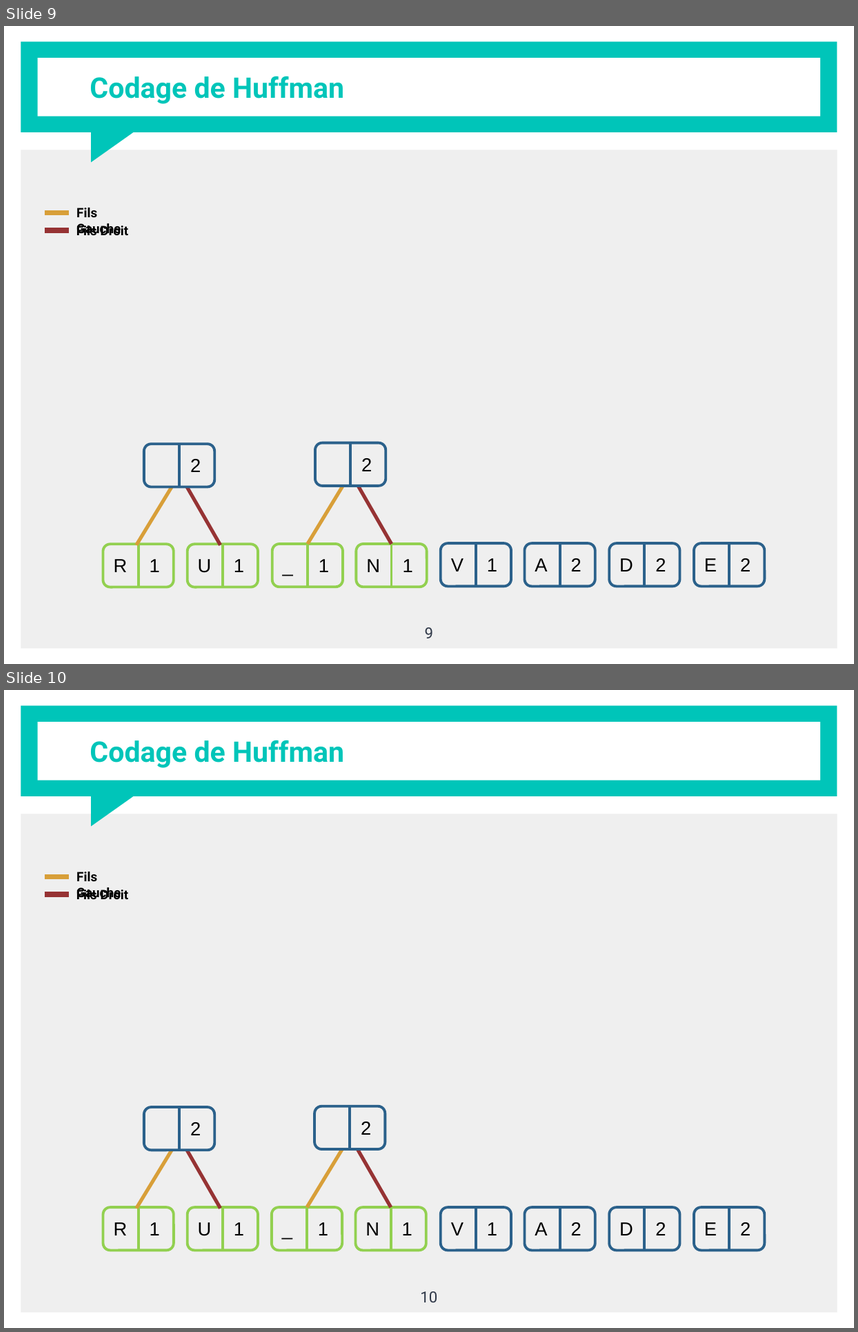
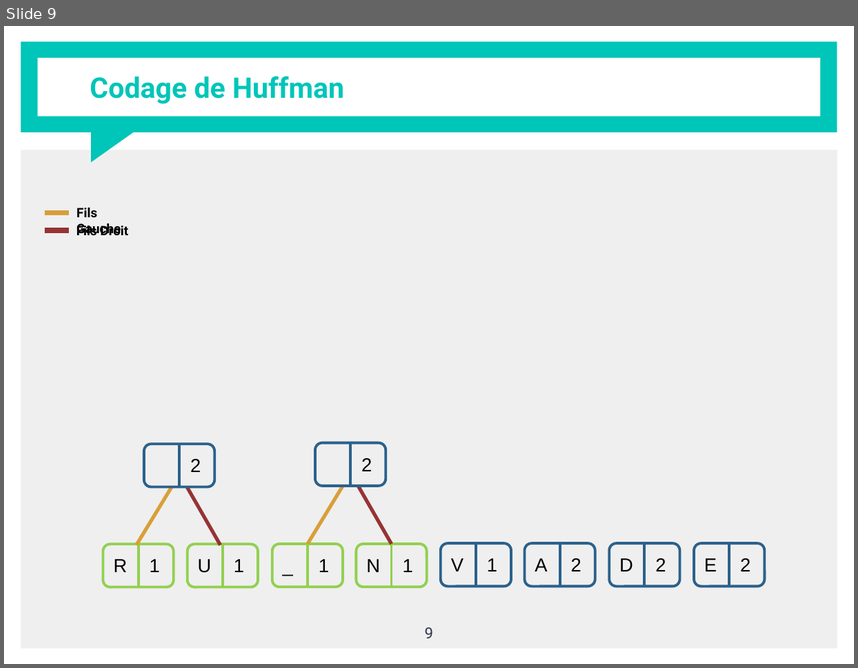
Before and after one commit to evandadure/Huffman_coding, a slide deck: Evan_Dadure_Presentation_Huffmann.pptx. Shown one above the other, each under a label of ours: slides 9 and 10 before the commit, slide 9 after it. The pictures are 858x1332 and 858x668 pixels, drawn with LibreOffice and Linux fonts; fonts in the diff are those of the drawing. Boxes give left, top, right and bottom in pixels: in the first picture for what was removed or moved away, otherwise in the second. Text is boxed around its words. In the diff, an @@ line names an element or a change of style, - is before the commit and + after.

```diff
--- a/Evan_Dadure_Presentation_Huffmann.pptx
+++ b/Evan_Dadure_Presentation_Huffmann.pptx
@@ slide 10 removed at [4,690,854,1328], background #FFFFFF; not listed: 4 template elements that a slide beside it also shows @@
@@ title removed at [90,740,344,768] @@
-Codage de Huffman
@@ text removed at [76,871,121,899] @@
-Fils Gauche
@@ line removed from (45, 877) to (70, 877) @@
@@ line removed from (45, 895) to (69, 895) @@
@@ text removed at [76,887,129,899] @@
-Fils Droit
@@ rounded rectangle removed at [144,1107,215,1150] @@
@@ line removed from (179, 1150) to (179, 1107) @@
@@ text removed at [190,1122,201,1135] @@
-2
@@ rounded rectangle removed at [314,1105,385,1149] @@
@@ line removed from (350, 1149) to (350, 1105) @@
@@ text removed at [361,1121,371,1134] @@
-2
@@ line removed from (136, 1208) to (172, 1150) @@
@@ line removed from (221, 1208) to (187, 1150) @@
@@ line removed from (307, 1207) to (342, 1149) @@
@@ line removed from (391, 1207) to (358, 1149) @@
@@ group removed at [103,1207,174,1250]: 2 texts, 1 rounded rectangle, 1 line @@
-R
-1
@@ group removed at [188,1207,258,1250]: 2 texts, 1 rounded rectangle, 1 line @@
-U
-1
@@ group removed at [272,1207,342,1250]: 2 texts, 1 rounded rectangle, 1 line @@
-_
-1
@@ group removed at [356,1207,426,1250]: 2 texts, 1 rounded rectangle, 1 line @@
-N
-1
@@ group removed at [441,1207,512,1250]: 2 texts, 1 rounded rectangle, 1 line @@
-V
-1
@@ group removed at [524,1207,595,1250]: 2 texts, 1 rounded rectangle, 1 line @@
-A
-2
@@ group removed at [609,1207,680,1250]: 2 texts, 1 rounded rectangle, 1 line @@
-D
-2
@@ group removed at [694,1207,765,1250]: 2 texts, 1 rounded rectangle, 1 line @@
-E
-2
@@ page number removed at [420,1291,437,1302] @@
-10
```
Also in this commit, not shown: 2 slides changed, 7 slides added, 9 other files.
